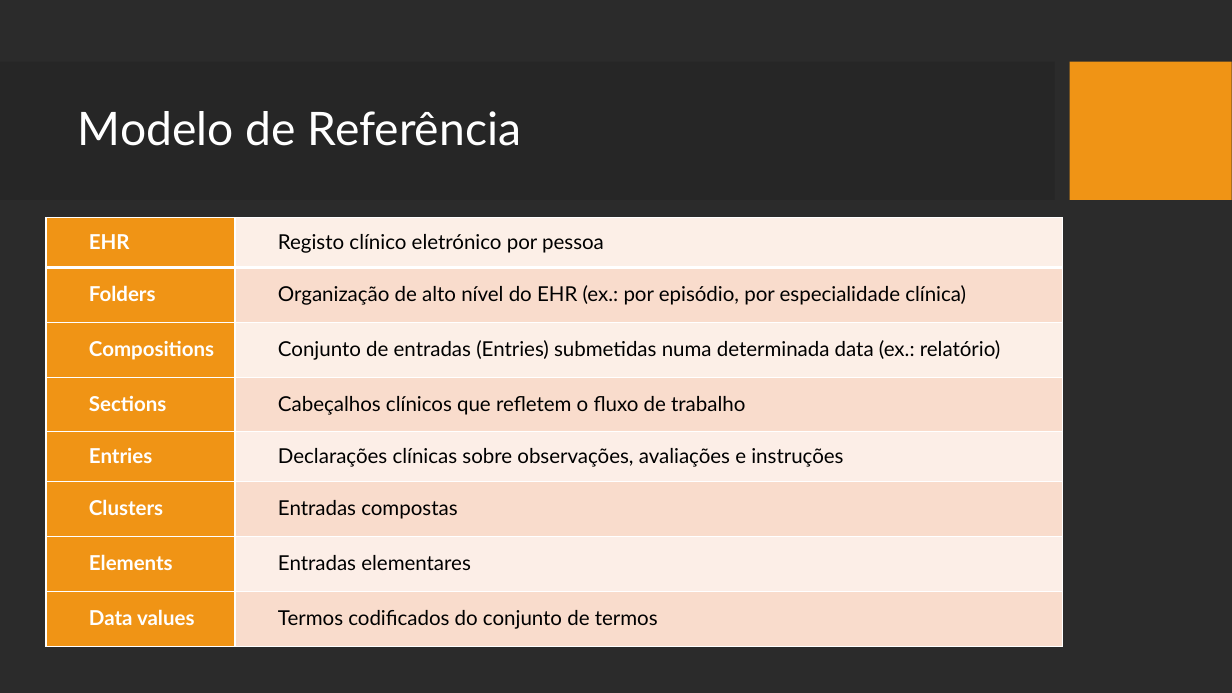
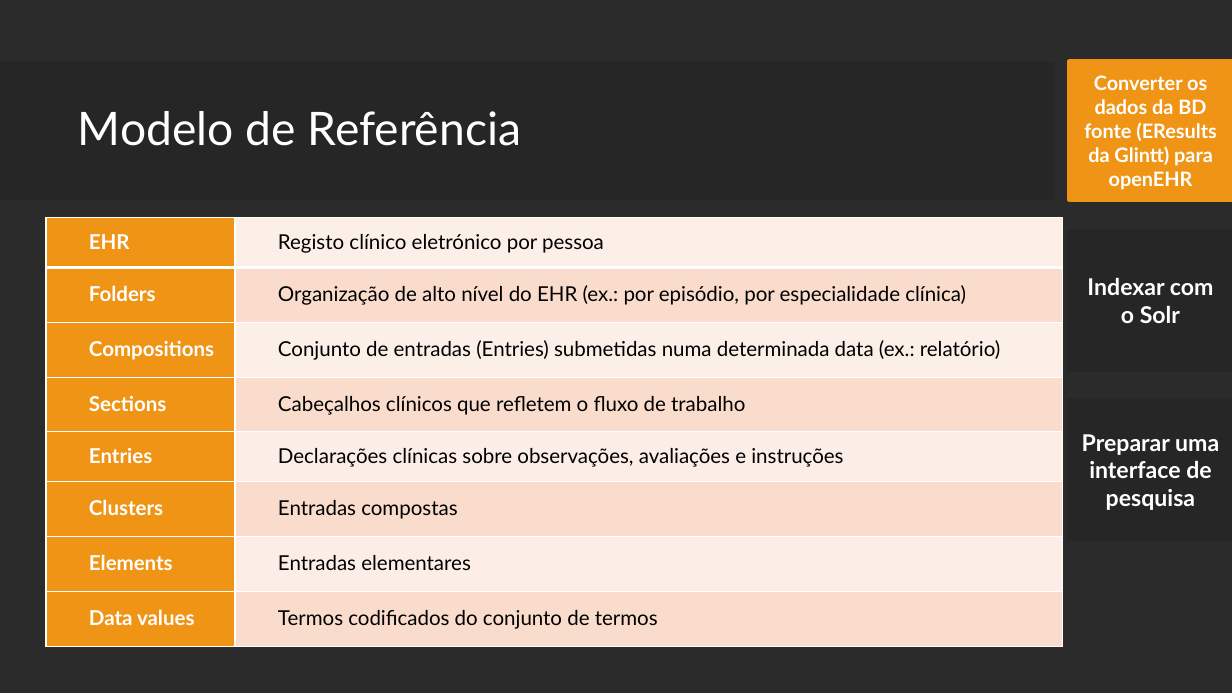
Before and after one commit to JDSBCC/Indexacao-de-Documentos-Clinicos, a slide deck: slide 13 of Dissertacao/4. Defesa da dissertação.pptx (slide 27 before the commit). Drawn at 1232x693 pixels with LibreOffice and Linux fonts; fonts in the diff are those of the drawing; background and template pictures are left out; a plain dark background stands for a picture behind light text. Boxes give left, top, right and bottom in pixels: in the first picture for what was removed or moved away, otherwise in the second. Text is boxed around its words. In the diff, an @@ line names an element or a change of style, - is before the commit and + after.

```diff
--- a/Dissertacao/4. Defesa da dissertação.pptx
+++ b/Dissertacao/4. Defesa da dissertação.pptx
@@ rounded rectangle added at [1069, 62, 1232, 200], fill #F09415, outline #F09415 4 pt, 15.5 pt, text #FFFFFF, bold @@
+Converter os dados da BD fonte (EResults da Glintt) para openEHR
@@ rounded rectangle added at [1069, 231, 1232, 369], fill #262626, outline #262626 4 pt, 18 pt, text #FFFFFF, bold @@
+Indexar com o Solr
@@ rounded rectangle added at [1069, 401, 1232, 539], fill #262626, outline #262626 4 pt, 18 pt, text #FFFFFF, bold @@
+Preparar uma interface de pesquisa
```
Also in this commit, not shown: 11 other slides changed, 1 slide added, 2 slides removed, 58 other files.
